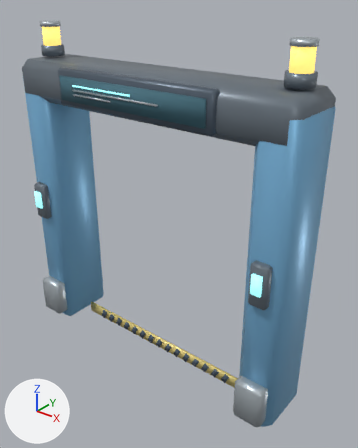
Renders of the glTF model assets/structures/host_gateway_ultra.glb from each side of a commit.
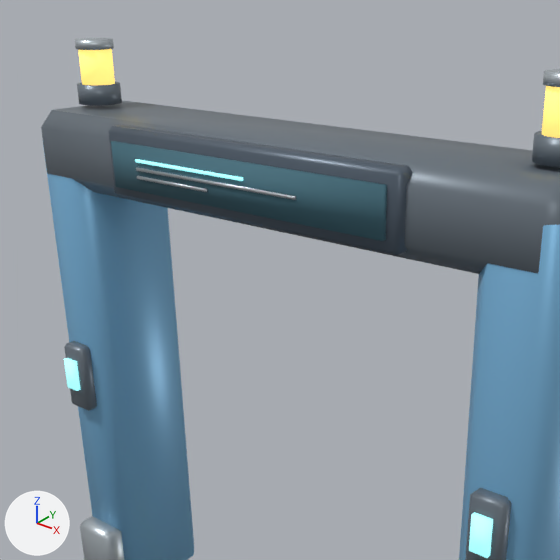
Old and new are each drawn whole from a camera (50 mm lens) standing at (2.98, -3.38, 3.75) and looking at (0.22, 0.07, 1.62) and again close up on the part from 0% to 83% of the width and 0% to 67% of the height. Every picture has the same lights, and +X, +Y and +Z are marked at lower left. The last two pictures show the newer version. Where no turn or scale is listed for an object, it has been applied to the vertices.

Names of what the first close-up shows: 'AccessPanel_dark', 'Beacon_dark', 'Beacon_steel', 'Body_black', 'Footing_steel', 'Header_dark', 'Pillar_blue', 'ScreenGraphics_glow', 'ScreenGraphics_steel', 'SignScreen_screen', 'StatusLight_glow', 'StatusLight_warn'.
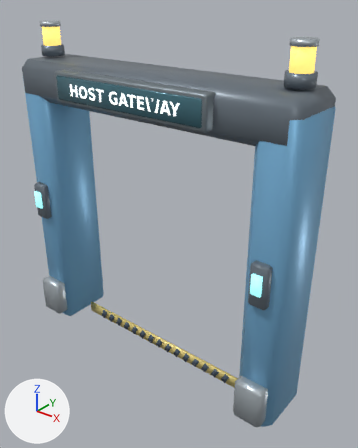
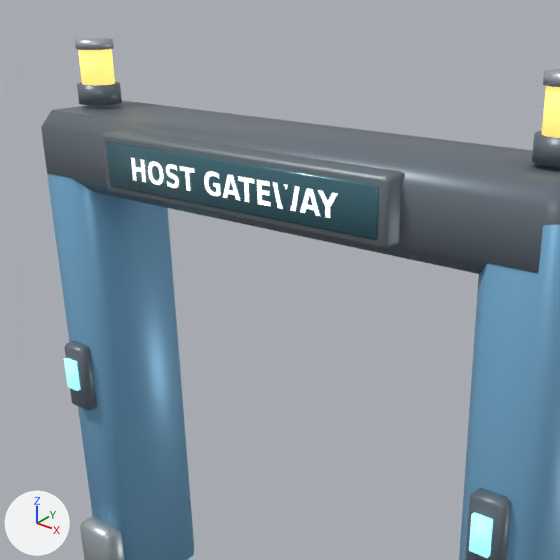
Changed parts and their boxes [x1, y1, x2, y2] in the close-ups (560 x 560 px):
'SignScreen_screen', deleted (cyan): before [111, 141, 387, 241]
'SignPlate_glass', added (cyan): after [106, 141, 379, 240]
'Body_black', deleted: before [109, 124, 413, 256]
'ScreenMount_frame', added: after [102, 130, 405, 249]
'TypeLabel_white', added: after [131, 158, 338, 218]
'ScreenGraphics_steel', deleted: before [136, 167, 296, 200]
'ScreenGraphics_glow', deleted: before [135, 159, 243, 181]

The change in detail:
Material 'white' (mat_white) is new.
Its base color is (0.906, 0.941, 0.929) (white #f4f8f7).
Its roughness is 0.38.
Its emission color is (0.679, 0.706, 0.697) (light grey #d7dbd9).
Its emission strength is 1.0.
Material 'glass' (mat_glass) is new.
Its base color is (0.0627, 0.173, 0.216) (cyan #477380).
Its metallic is 0.28.
Its roughness is 0.2.
Material 'frame' (mat_frame) is new.
Its base color is (0.224, 0.267, 0.294) (grey #828d94).
Its metallic is 0.65.
Its roughness is 0.49.
Mesh me_typelabel_white is new.
It has 206 vertices, 186 faces and spans x -0.632..0.632, y -0.436, z 2.833..2.943.
It uses material mat_white (white #f4f8f7, glowing light grey #d7dbd9).
Mesh me_signplate_glass is new.
It has 24 vertices, 44 faces and spans x -0.82..0.82, y -0.43..-0.39, z 2.78..3.0.
It uses material mat_glass (cyan #477380).
Mesh me_screenmount_frame is new.
It has 56 vertices, 108 faces and spans x -0.86..0.86, y -0.42..-0.28, z 2.74..3.03.
It uses material mat_frame (grey #828d94).
Object 'Body_black' (ob_body_black) is deleted.
Object 'SignScreen_screen' (ob_signscreen_screen) is deleted.
Object 'ScreenGraphics_glow' (ob_screengraphics_glow) is deleted.
Object 'ScreenGraphics_steel' (ob_screengraphics_steel) is deleted.
Object 'TypeLabel_white' (ob_typelabel_white) is new; it shows me_typelabel_white.
Its location is (0.0, 0.0, 0.0).
Object 'SignPlate_glass' (ob_signplate_glass) is new; it shows me_signplate_glass.
Its location is (0.0, 0.0, 0.0).
Object 'ScreenMount_frame' (ob_screenmount_frame) is new; it shows me_screenmount_frame.
Its location is (0.0, 0.0, 0.0).
